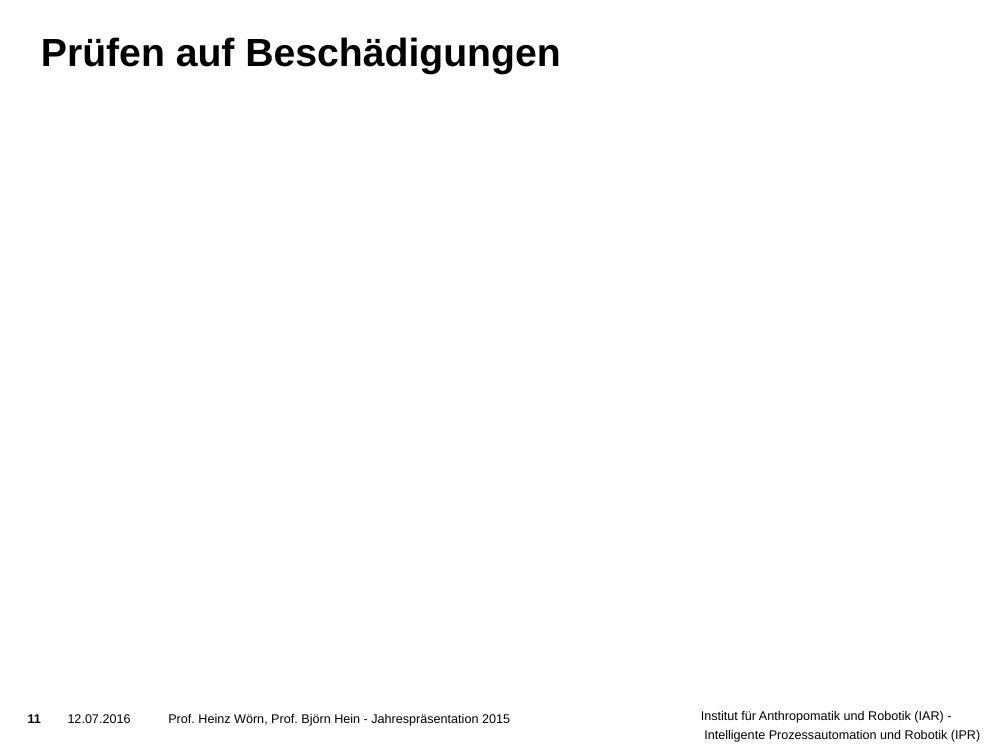
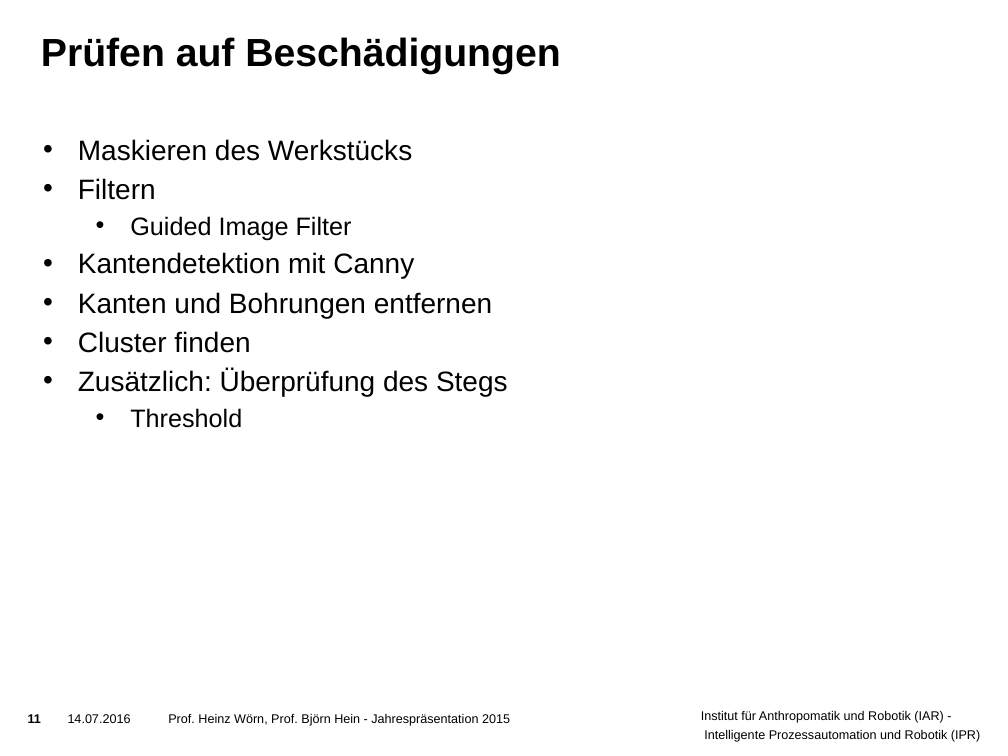
Before and after one commit to ThePrimus/VisualInspection, a slide deck: slide 11 of Praesentation/Vorlage Präsentation.pptx. Drawn at 1008x756 pixels with LibreOffice and Linux fonts; fonts in the diff are those of the drawing; background and template pictures are left out. Boxes give left, top, right and bottom in pixels: in the first picture for what was removed or moved away, otherwise in the second. Text is boxed around its words. In the diff, an @@ line names an element or a change of style, - is before the commit and + after.

```diff
--- a/Praesentation/Vorlage Präsentation.pptx
+++ b/Praesentation/Vorlage Präsentation.pptx
@@ text added at [78,139,508,428], 20 pt, text #000000 @@
+• Maskieren des Werkstücks
+• Filtern
+  • Guided Image Filter
+• Kantendetektion mit Canny
+• Kanten und Bohrungen entfernen
+• Cluster finden
+• Zusätzlich: Überprüfung des Stegs
+  • Threshold
@@ text at [68,714,510,726]: text changed @@
-12.07.2016 Prof. Heinz Wörn, Prof. Björn Hein - Jahrespräsentation 2015
+14.07.2016 Prof. Heinz Wörn, Prof. Björn Hein - Jahrespräsentation 2015
```
Also in this commit, not shown: 9 other slides changed, 1 slide added.
